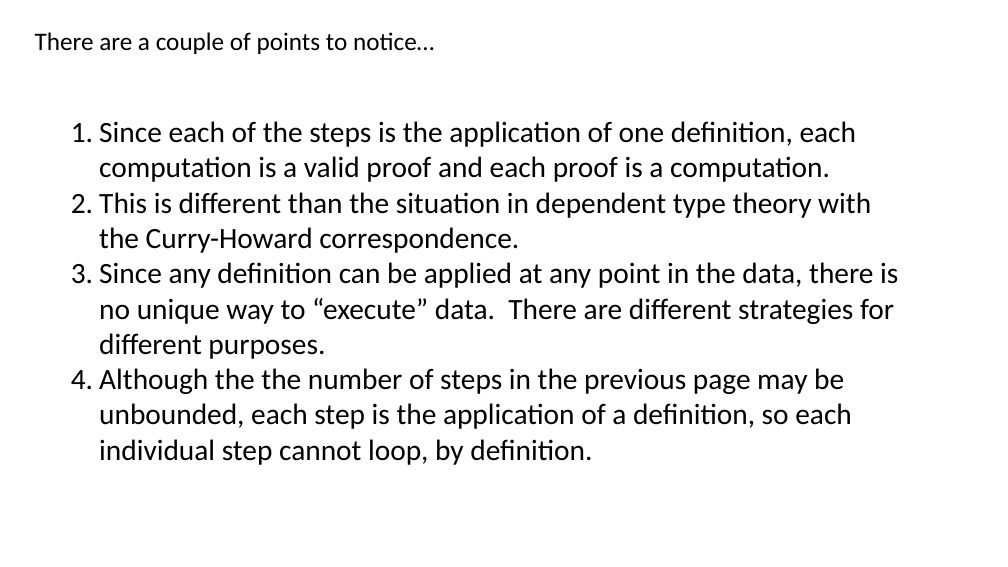
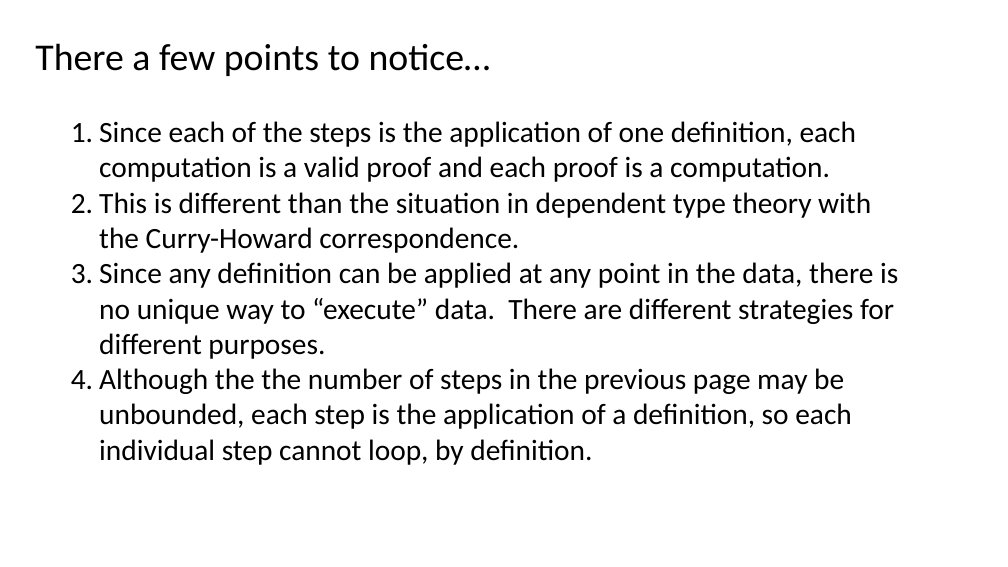
Before and after one commit to Saul-Youssef/coda, a slide deck: slide 10 of doc/talk/coda.pptx. Drawn at 1008x567 pixels with LibreOffice and Linux fonts; fonts in the diff are those of the drawing. Boxes give left, top, right and bottom in pixels: in the first picture for what was removed or moved away, otherwise in the second. Text is boxed around its words. In the diff, an @@ line names an element or a change of style, - is before the commit and + after.

```diff
--- a/doc/talk/coda.pptx
+++ b/doc/talk/coda.pptx
@@ text at (35, 43, 491, 76): text changed; size 24 to 36 pt @@
-There are a couple of points to notice…
+There a few points to notice…
```
Also in this commit, not shown: 6 other slides changed, 6 slides added, 1 slide removed, 2 other files.
